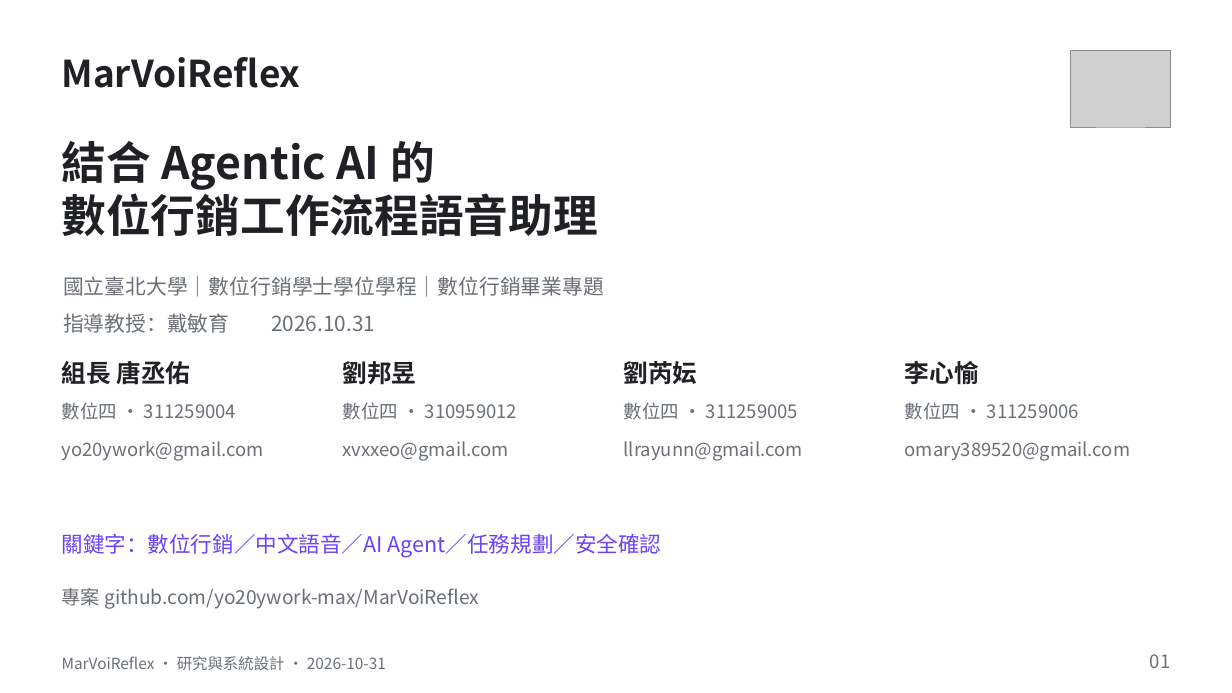
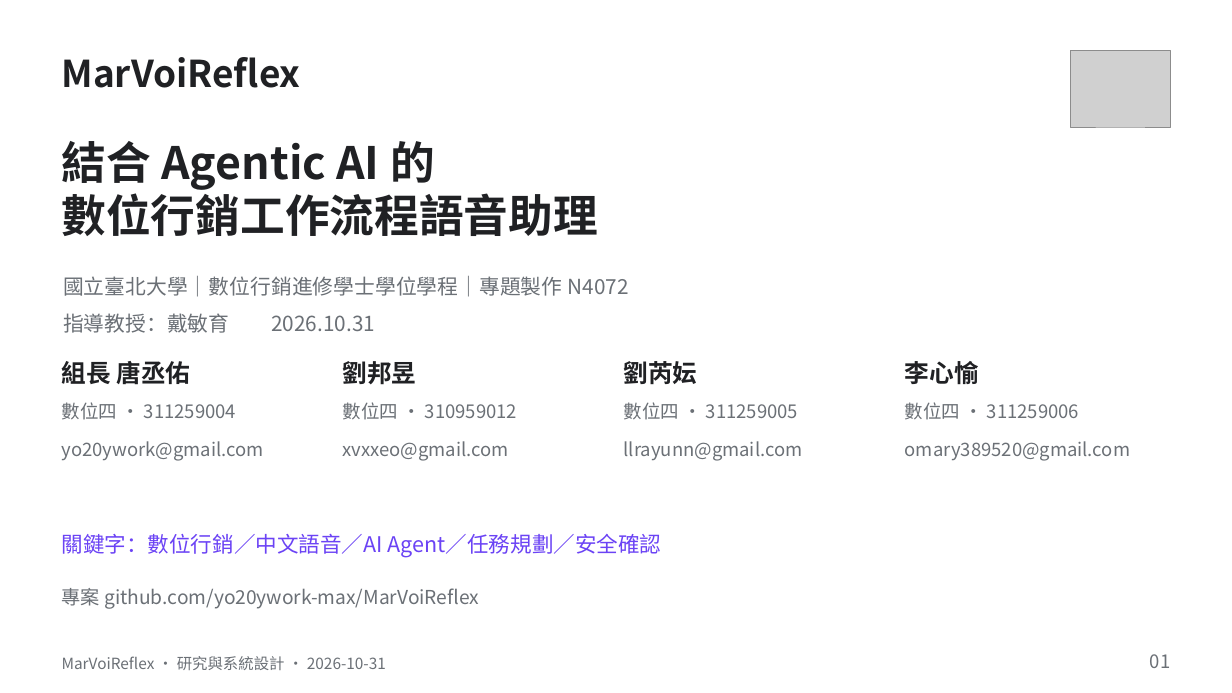
Before and after one commit to yo20ywork-max/MarVoiReflex, a slide deck: slide 1 of docs/presentation/MarVoiReflex-Revision-20261031.pptx. Drawn at 1232x693 pixels with LibreOffice and Linux fonts; fonts in the diff are those of the drawing; grey boxes stand for pictures. Boxes give left, top, right and bottom in pixels: in the first picture for what was removed or moved away, otherwise in the second. Text is boxed around its words. In the diff, an @@ line names an element or a change of style, - is before the commit and + after.

```diff
--- a/docs/presentation/MarVoiReflex-Revision-20261031.pptx
+++ b/docs/presentation/MarVoiReflex-Revision-20261031.pptx
@@ text at bbox=[63, 276, 629, 297]: text changed @@
-國立臺北大學｜數位行銷學士學位學程｜數位行銷畢業專題
+國立臺北大學｜數位行銷進修學士學位學程｜專題製作 N4072
```
Also in this commit, not shown: 5 other slides changed, 9 other files.
